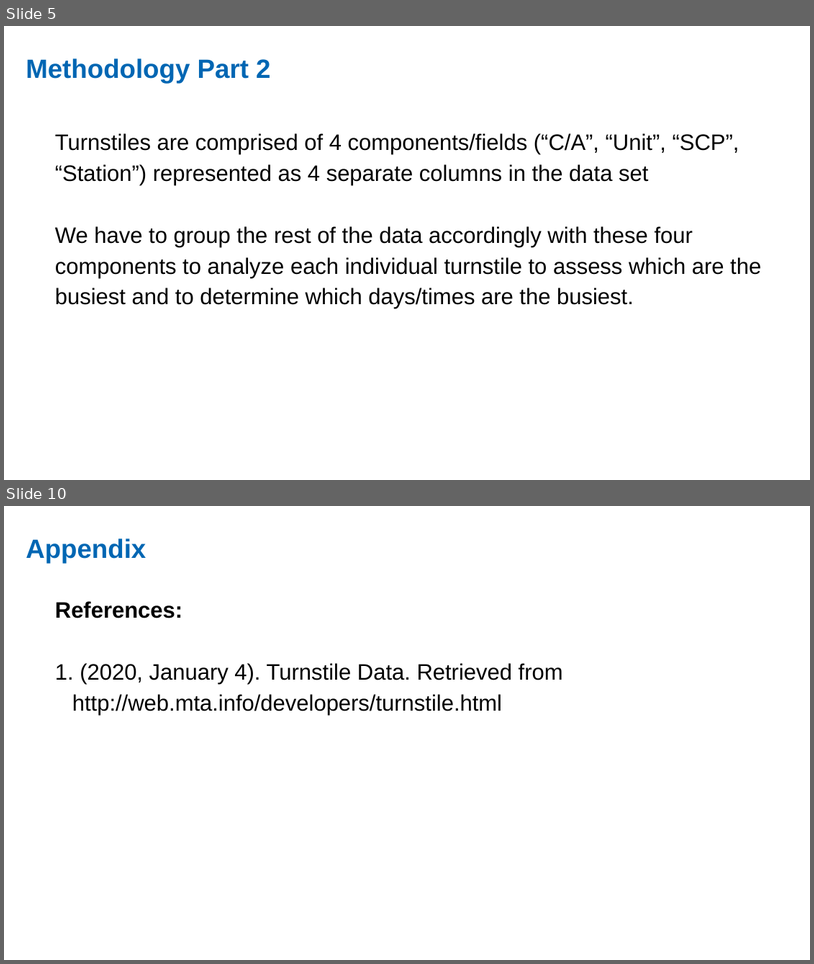
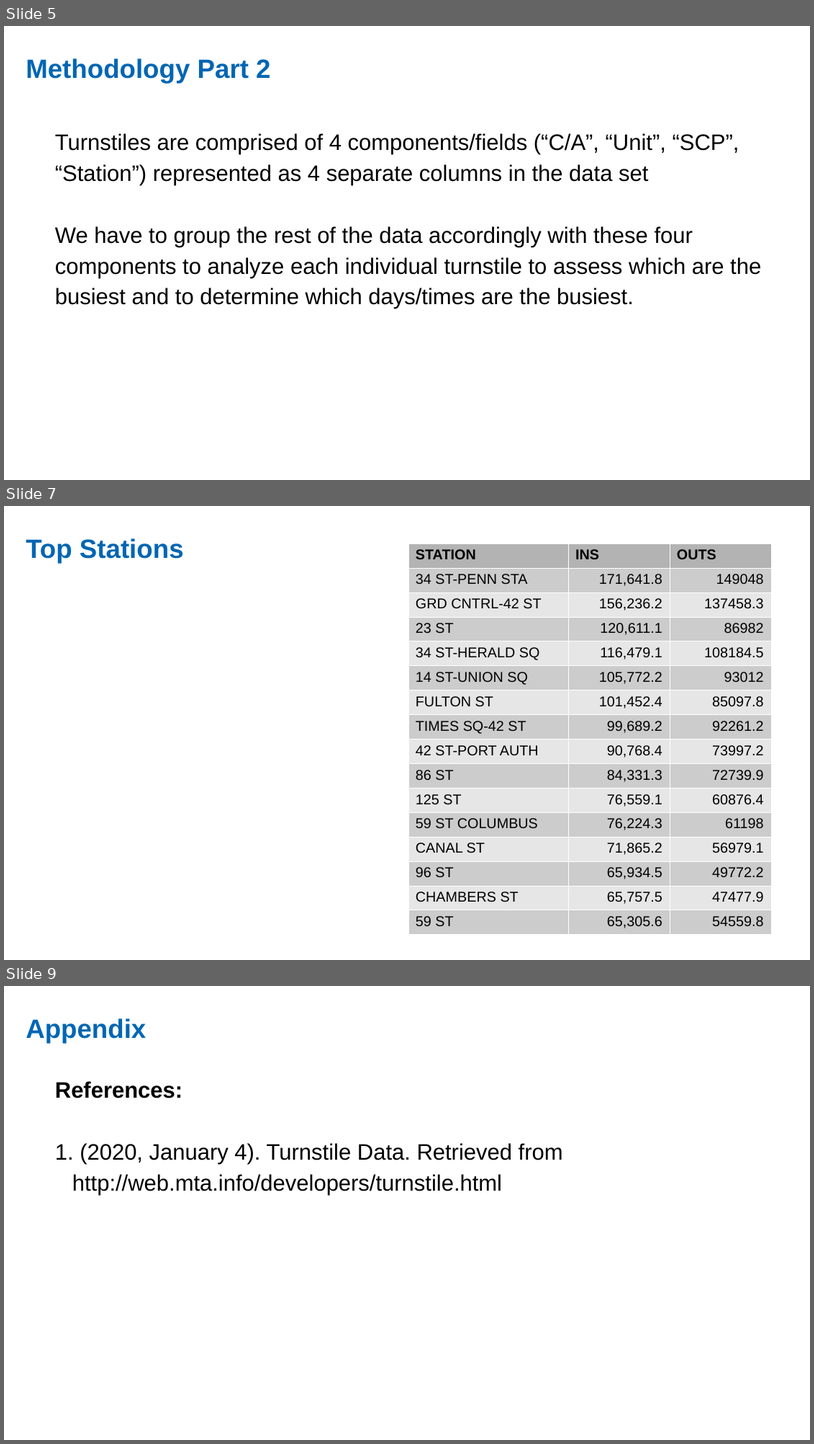
Before and after one commit to ekand/mtacular, a slide deck: reports/MTA_Data_PP.odp. Shown one above the other, each under a label of ours: slides 5 and 10 before the commit, slides 5, 7 and 9 after it; the slides between them are not shown. The pictures are 814x964 and 814x1444 pixels, drawn with LibreOffice and Linux fonts; fonts in the diff are those of the drawing. Boxes give left, top, right and bottom in pixels: in the first picture for what was removed or moved away, otherwise in the second. Text is boxed around its words. In the diff, an @@ line names an element or a change of style, - is before the commit and + after.

```diff
--- a/reports/MTA_Data_PP.odp
+++ b/reports/MTA_Data_PP.odp
@@ slide 7 added at (4,506,810,960), background #FFFFFF @@
@@ text added at (26,538,184,563), 26 pt, text #0066B3, bold @@
+Top Stations
@@ table added at (409,543,772,931), 16 rows, 3 columns @@
+STATION | INS | OUTS
+34 ST-PENN STA | 171,641.8 | 149048
+GRD CNTRL-42 ST | 156,236.2 | 137458.3
+23 ST | 120,611.1 | 86982
+34 ST-HERALD SQ | 116,479.1 | 108184.5
+14 ST-UNION SQ | 105,772.2 | 93012
+FULTON ST | 101,452.4 | 85097.8
+TIMES SQ-42 ST | 99,689.2 | 92261.2
+42 ST-PORT AUTH | 90,768.4 | 73997.2
+86 ST | 84,331.3 | 72739.9
+125 ST | 76,559.1 | 60876.4
+59 ST COLUMBUS | 76,224.3 | 61198
+CANAL ST | 71,865.2 | 56979.1
+96 ST | 65,934.5 | 49772.2
+CHAMBERS ST | 65,757.5 | 47477.9
+59 ST | 65,305.6 | 54559.8
@@ what was slide 10 is now slide 9 @@
```
Also in this commit, not shown: 1 slide changed, 1 other slide added, 3 slides removed.
